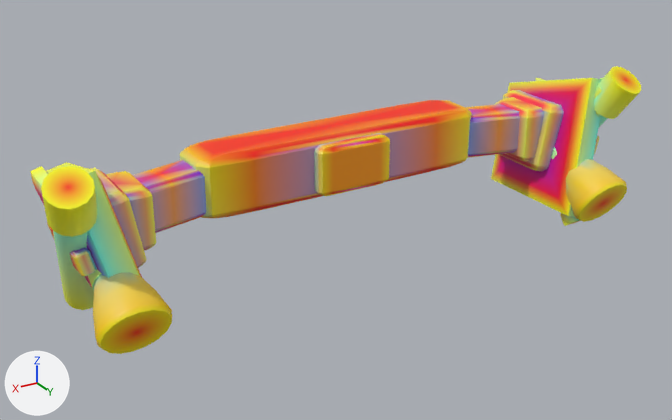
Renders of the glTF model models/parts/llm_gen_waist_ordnance_038_cdb6d0.glb from each side of a commit.
One viewpoint serves both versions: a 50 mm camera at (49.0, 94.8, 35.2) aimed at (2.8, 17.7, -3.3). Lighting does not change. The marker at lower left points along +X, +Y and +Z. The picture after the commit comes second. Vertices at exactly the same position are counted once.

Objects in the first picture: 'adapter_waist_arm_l', 'adapter_waist_arm_r', 'adapter_waist_center_latch_gold', 'adapter_waist_rear_yoke_dark', 'adapter_waist_swivel_r', 'addon_waist_bell_5_vernier_bell_gimbal_adapter_l', 'addon_waist_bell_5_vernier_bell_gimbal_adapter_r', 'addon_waist_bell_5_vernier_bell_vernier_l', 'addon_waist_bell_5_vernier_bell_vernier_r', 'graft_waist_blister_6_barrel_metal_l', 'holster_winglet_0_zeon_olive_coat_l', 'holster_winglet_0_zeon_olive_coat_r', 'saber_hilt_pommel_2_barrel_metal_r', 'saber_scabbard_tube_1_adapter_dark_r' and 7 more.
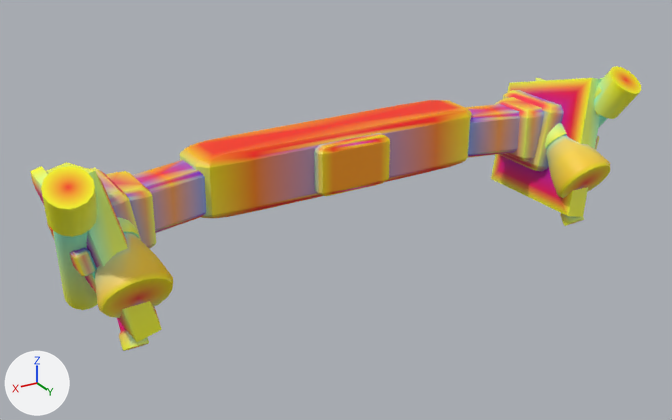
Pixel boxes (x1, y1, x2, y2) of what changed, in the pictures (672 x 420 px; the box of a moved part takes in the faces that stretch with it):
'addon_waist_bell_5_vernier_bell_vernier_r', recoloured, moved, turned: before (93, 272, 172, 354); after (95, 233, 173, 318)
'addon_waist_bell_5_vernier_bell_vernier_l', moved, turned: before (566, 159, 627, 222); after (546, 135, 610, 198)
'addon_waist_bell_5_vernier_bell_gimbal_adapter_r', moved, turned (mostly hidden): before (88, 269, 102, 291); after (117, 217, 139, 238)
'addon_waist_bell_5_vernier_bell_gimbal_adapter_l', moved, turned (mostly hidden): before (551, 146, 557, 159); after (545, 123, 567, 149)
part 1 of me_holster_winglet_0_zeon_olive_coat_r, recoloured: before (87, 186, 120, 278); after (87, 186, 137, 342)
part 2 of me_holster_winglet_0_zeon_olive_coat_r, recoloured: before (112, 208, 141, 276); after (112, 208, 161, 326)
part 3 of me_holster_winglet_0_zeon_olive_coat_r, recoloured (green to yellow): before (99, 186, 139, 276); after (99, 186, 162, 342)
part 4 of me_holster_winglet_0_zeon_olive_coat_l, recoloured: (569, 91, 600, 217) in both
part 5 of me_addon_waist_bell_5_vernier_bell_vernier_r, moved or reshaped: before (93, 272, 172, 354); after (95, 233, 173, 318)
part 6 of me_addon_waist_bell_5_vernier_bell_vernier_r, recoloured: before (93, 272, 172, 354); after (95, 238, 173, 318)
part 7 of me_addon_waist_bell_5_vernier_bell_vernier_r, recoloured: before (94, 273, 119, 292); after (124, 233, 141, 241)
part 8 of me_addon_waist_bell_5_vernier_bell_vernier_r, recoloured: before (93, 272, 146, 351); after (95, 238, 142, 305)

Edits to the bpy script that builds the scene:
```text
Change me_holster_winglet_0_zeon_olive_coat_r:
    where me_holster_winglet_0_zeon_olive_coat_r.from_pydata(...)  # 26 vertices, 48 faces; spans x 24.8..31.1, y 8.7..23.8, z -8.6..7.4
    me_holster_winglet_0_zeon_olive_coat_r part 1: 9 faces centred in x 27.9..30.0, y 15.0..22.7, z -7.5..1.9 are repainted in the vertex colours; the middle colour goes from blue #767eed to orange #f87e42
    me_holster_winglet_0_zeon_olive_coat_r part 2: 3 faces centred in x 24.8..27.6, y 14.5..22.4, z -8.0..-2.9 are repainted in the vertex colours; the middle colour goes from pink #c57fb1 to orange #f57f49
    me_holster_winglet_0_zeon_olive_coat_r part 3: 4 faces centred in x 24.8..27.4, y 14.9..23.1, z -8.4..-3.1 are repainted in the vertex colours; the middle colour goes from green #d8ff8d to yellow #f7ff2e
Change me_holster_winglet_0_zeon_olive_coat_l:
    where me_holster_winglet_0_zeon_olive_coat_l.from_pydata(...)  # 26 vertices, 48 faces; spans x -31.1..-24.8, y 8.7..23.8, z -8.6..7.4
    me_holster_winglet_0_zeon_olive_coat_l part 4: 5 faces centred in x -29.0..-26.9, y 14.9..23.1, z -8.3..1.9 are repainted in the vertex colours; the middle colour goes from cyan #76ffed to yellow #f8ff42
Change me_addon_waist_bell_5_vernier_bell_vernier_r:
    remove me_addon_waist_bell_5_vernier_bell_vernier_r.from_pydata(...)  # 82 vertices, 160 faces; spans x 24.38..31.31, y 19.58..27.64, z -8.99..-1.55
    add me_addon_waist_bell_5_vernier_bell_vernier_r.from_pydata(...)  # 82 vertices, 160 faces; spans x 23.36..30.29, y 17.77..25.89, z -6.73..0.96
    me_addon_waist_bell_5_vernier_bell_vernier_r part 5: the whole mesh is turned -5 degrees about the x axis through its middle, then moved by (-1.02, -1.9, 2.31)
    me_addon_waist_bell_5_vernier_bell_vernier_r part 6: 71 faces centred in x 24.56..31.13, y 22.23..27.35, z -8.54..-2.23 are repainted in the vertex colours; the middle colour goes from yellow #fad32e to yellow #f6d342
    me_addon_waist_bell_5_vernier_bell_vernier_r part 7: 28 faces centred in x 25.89..29.8, y 20.08..23.3, z -8.33..-1.69 are repainted in the vertex colours; the middle colour goes from yellow #e4d374 to cyan #76d3ed
    me_addon_waist_bell_5_vernier_bell_vernier_r part 8: 26 faces centred in x 25.83..30.45, y 21.32..25.02, z -8.91..-2.04 are repainted in the vertex colours; the middle colour goes from yellow #f5d34f to cyan #76d3ed
Change me_addon_waist_bell_5_vernier_bell_vernier_l:
    remove me_addon_waist_bell_5_vernier_bell_vernier_l.from_pydata(...)  # 82 vertices, 160 faces; spans x -31.31..-24.38, y 19.58..27.64, z -8.99..-1.55
    add me_addon_waist_bell_5_vernier_bell_vernier_l.from_pydata(...)  # 82 vertices, 160 faces; spans x -30.29..-23.36, y 17.77..25.89, z -6.73..0.96
    me_addon_waist_bell_5_vernier_bell_vernier_l part 9: the whole mesh is turned -5 degrees about the x axis through its middle, then moved by (1.02, -1.9, 2.31)
Change me_addon_waist_bell_5_vernier_bell_gimbal_adapter_r:
    remove me_addon_waist_bell_5_vernier_bell_gimbal_adapter_r.from_pydata(...)  # 30 vertices, 56 faces; spans x 25.76..29.93, y 16.26..22.1, z -5.13..0.6
    add me_addon_waist_bell_5_vernier_bell_gimbal_adapter_r.from_pydata(...)  # 30 vertices, 56 faces; spans x 24.74..28.91, y 14.59..20.53, z -2.5..3.36
    me_addon_waist_bell_5_vernier_bell_gimbal_adapter_r part 10: the whole mesh is turned -5 degrees about the x axis through its middle, then moved by (-1.02, -1.62, 2.69)
Change me_addon_waist_bell_5_vernier_bell_gimbal_adapter_l:
    remove me_addon_waist_bell_5_vernier_bell_gimbal_adapter_l.from_pydata(...)  # 30 vertices, 56 faces; spans x -29.93..-25.76, y 16.26..22.1, z -5.13..0.6
    add me_addon_waist_bell_5_vernier_bell_gimbal_adapter_l.from_pydata(...)  # 30 vertices, 56 faces; spans x -28.91..-24.74, y 14.59..20.53, z -2.5..3.36
    me_addon_waist_bell_5_vernier_bell_gimbal_adapter_l part 11: the whole mesh is turned -5 degrees about the x axis through its middle, then moved by (1.02, -1.62, 2.69)
```
